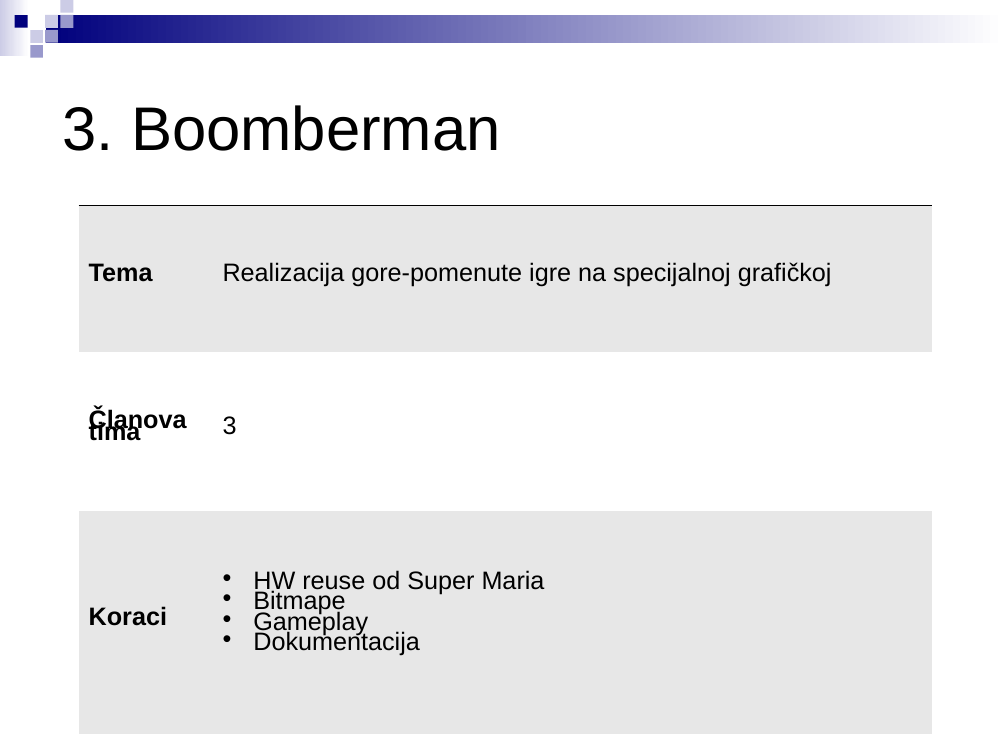
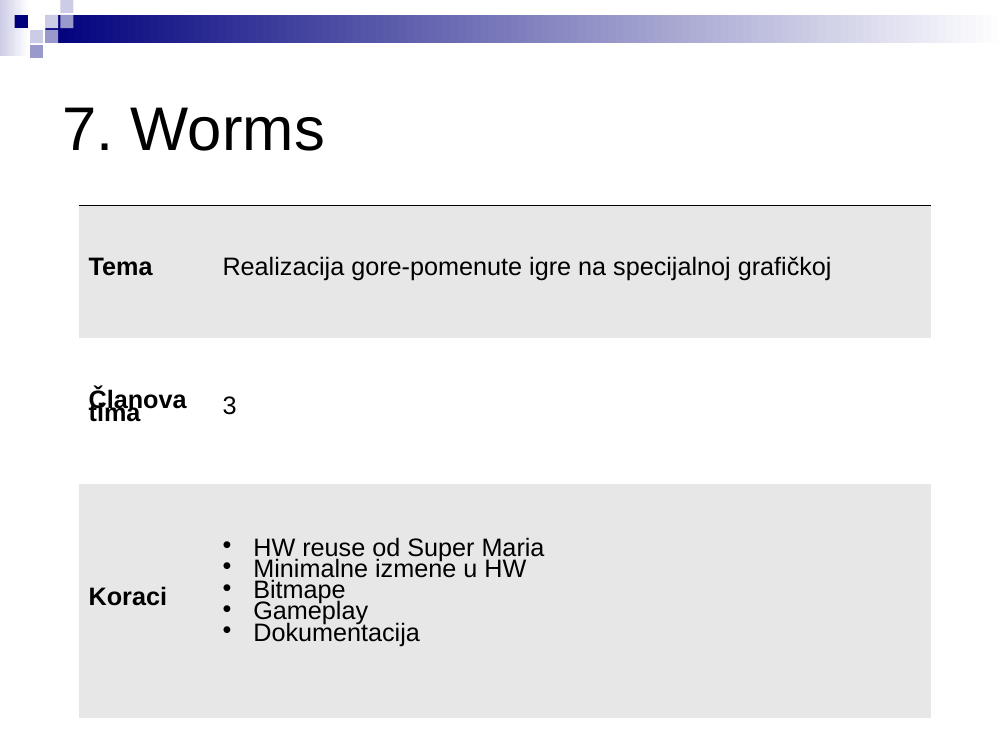
Before and after one commit to stefankoncarevic/projects_2018, a slide deck: slide 9 of LPRS2_projekti.ppt (slide 5 before the commit). Drawn at 1008x756 pixels with LibreOffice and Linux fonts; fonts in the diff are those of the drawing. Boxes give left, top, right and bottom in pixels: in the first picture for what was removed or moved away, otherwise in the second. Text is boxed around its words. In the diff, an @@ line names an element or a change of style, - is before the commit and + after.

```diff
--- a/LPRS2_projekti.ppt
+++ b/LPRS2_projekti.ppt
@@ text at <box>63,107,325,151</box>: text changed @@
-3. Boomberman
+7. Worms
@@ table at <box>79,205,931,719</box> @@
-row 3, column 2: HW reuse od Super Maria / Bitmape / Gameplay / Dokumentacija
+row 3, column 2: HW reuse od Super Maria / Minimalne izmene u HW / Bitmape / Gameplay / Dokumentacija
@@ line spacing 0.42 to 0.45 @@
```
Also in this commit, not shown: 21 other slides changed, 1 slide added, 3 slides removed, 1 other file.
